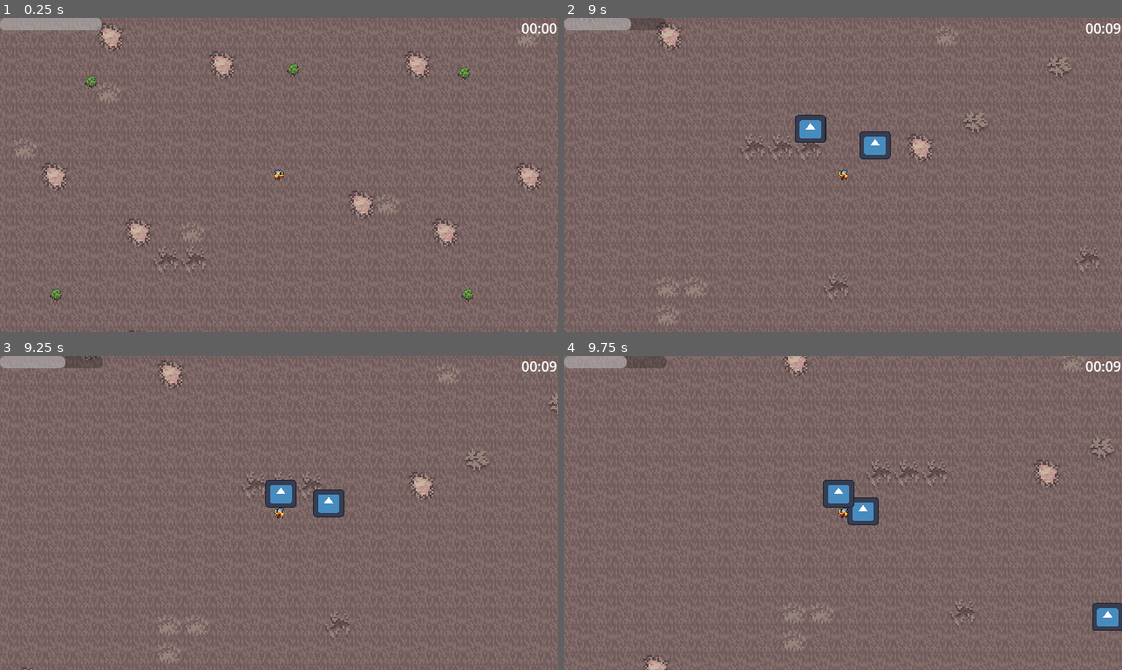
Above: before the commit, frames 1-4 (two rows, left to right).
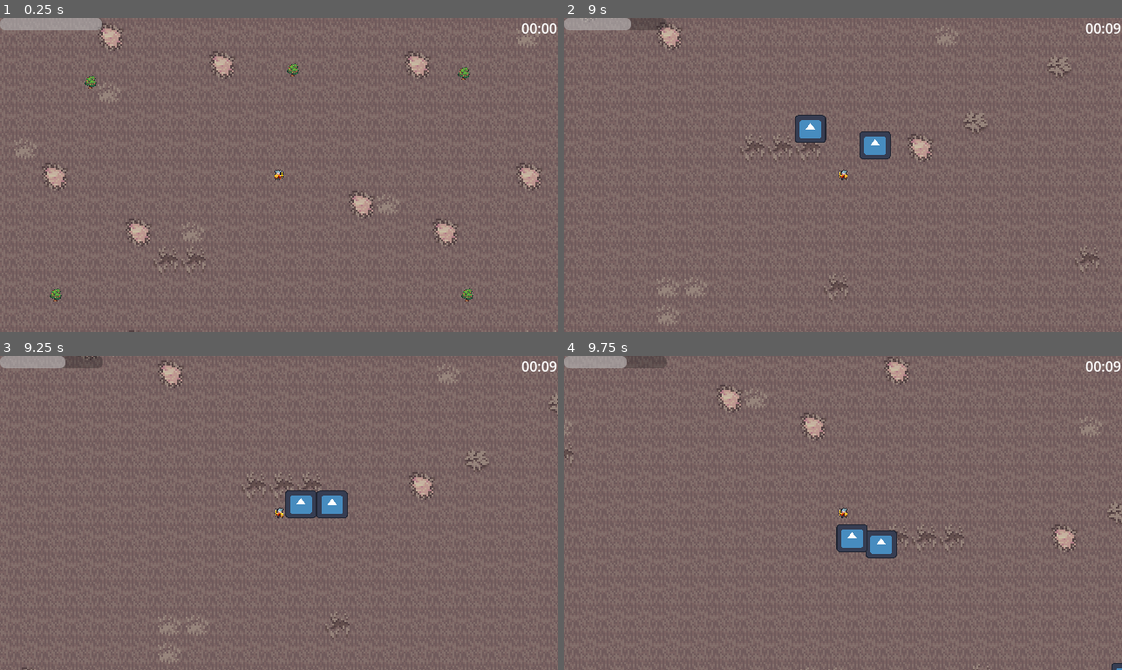
Above: after the commit, the same moments.

Repository: DevLucasOnly/DevLucasOnly-SurviveGD-Prototipo-de-Sobrevivencia-2D
Game: Godot game, scene res://scenes/world.tscn
Same seed, same stepped clock (60 frames per second), same inputs: the game is played once before the commit and once after it. The engine's default icon, where the game draws it, is replaced by a stand-in: a white triangle on a blue panel in a dark square.
Inputs:
- Up to frame 1 (0.25 s): no input
- Up to frame 2 (9 s): hold D (move_right) 0.53-1.28 s; hold S (move_down) 1.28-2.03 s; hold D (move_right) 2.03-2.78 s; hold W (move_up) 2.78-3.53 s; hold A (move_left) 3.53-5.03 s; hold S (move_down) 5.03-5.78 s; hold D (move_right) 5.78-6.53 s; hold W (move_up) 6.53-7.28 s; hold D (move_right) 7.28-8.03 s; hold S (move_down) 8.03-8.78 s; hold A (move_left) from 8.78 s (still down)
- Up to frame 3 (9.25 s): keep holding A (move_left)
- Up to frame 4 (9.75 s): release A (move_left) at 9.53 s; hold W (move_up) from 9.53 s (still down)

Frames 1-2 are identical in both runs. In frame 3, 1.1% of the frame differs, in the area x 47-63%, y 39-52%; in frame 4, 5.1%, in the area x 0-100%, y 0-100%.

Commit message:
Alguns ajustes

Diff:
--- a/scenes/inimigo.tscn
+++ b/scenes/inimigo.tscn
@@ -7,6 +7,7 @@
 radius = 8.0
 
 [node name="Inimigo" type="CharacterBody2D" unique_id=1514004947]
+motion_mode = 1
 script = ExtResource("1_61lki")
 
 [node name="Sprite2D" type="Sprite2D" parent="." unique_id=1055419145]
--- a/scripts/player.gd
+++ b/scripts/player.gd
@@ -22,7 +22,7 @@
 				sprite.flip_h = velocity.x < 0
 		else:
 			anim.play("idle")
-
+			pass
 	else:
 		# Bloqueia a movimentação e força animação base caso a energia zere
 		velocity = Vector2.ZERO
